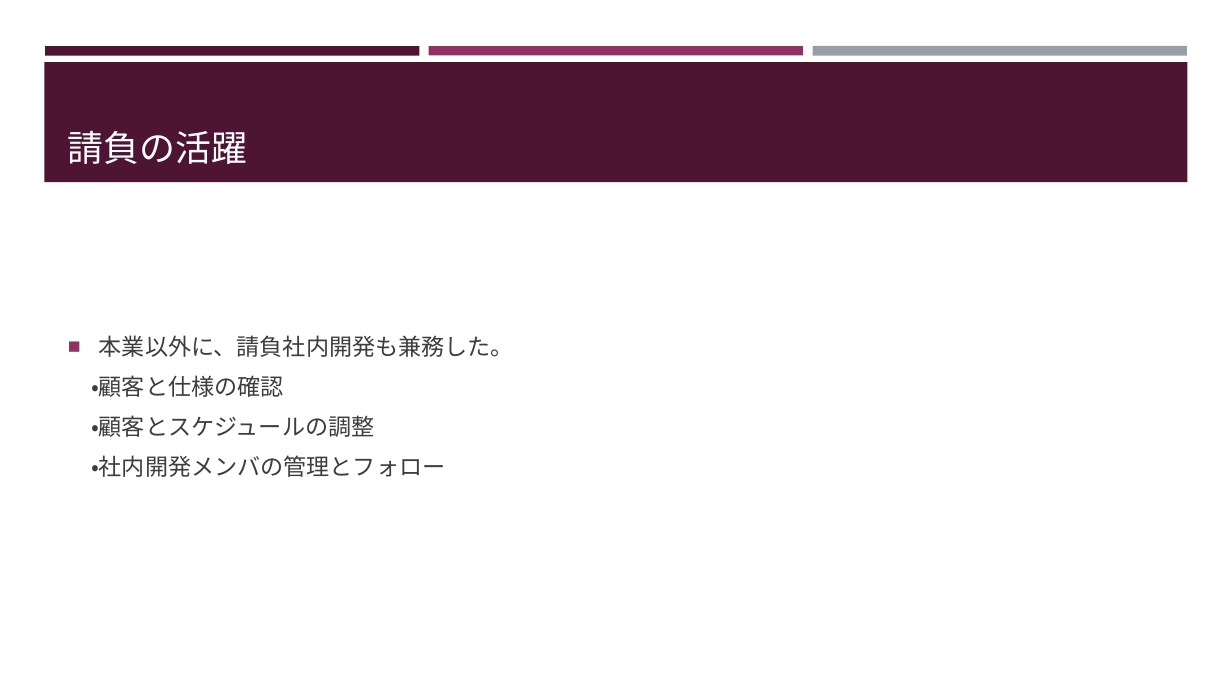
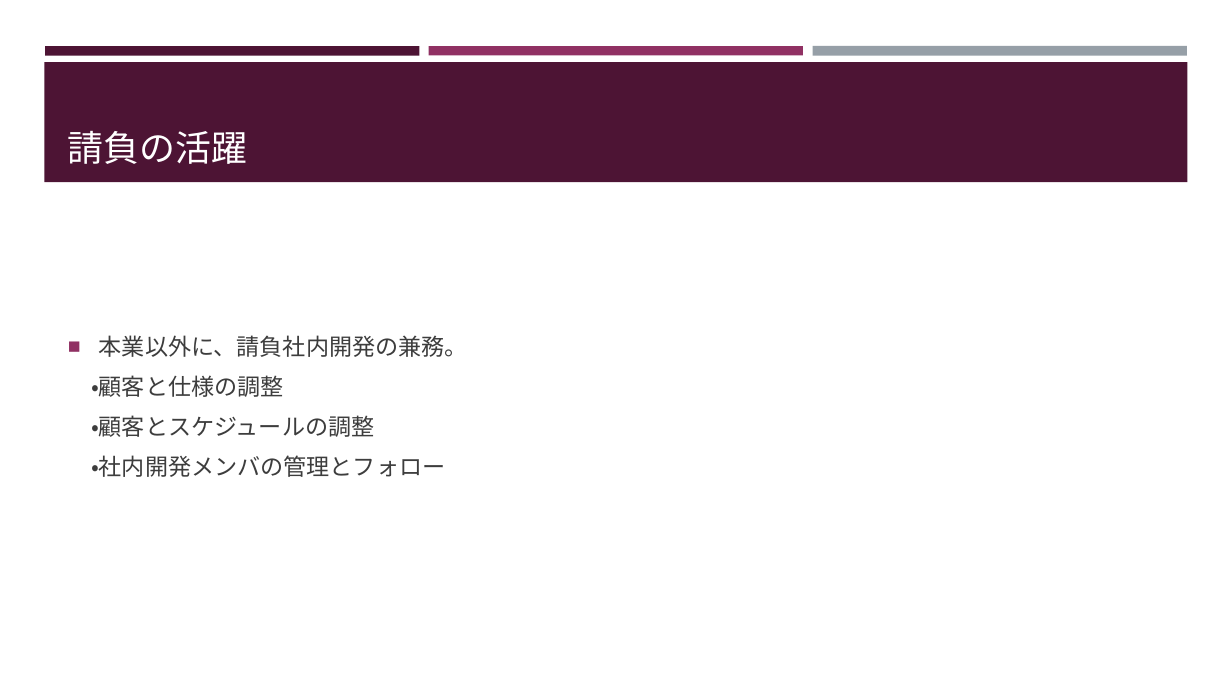
Before and after one commit to milo-bb/test, a slide deck: slide 3 of 昇格試験プレゼン(徐洋).pptx. Drawn at 1232x693 pixels with LibreOffice and Linux fonts; fonts in the diff are those of the drawing. Boxes give left, top, right and bottom in pixels: in the first picture for what was removed or moved away, otherwise in the second. Text is boxed around its words. In the diff, an @@ line names an element or a change of style, - is before the commit and + after.

```diff
--- a/昇格試験プレゼン(徐洋).pptx
+++ b/昇格試験プレゼン(徐洋).pptx
@@ text at (x1=91, y1=335, x2=468, y2=397): text changed @@
-■ 本業以外に、請負社内開発も兼務した。
-・顧客と仕様の確認
+■ 本業以外に、請負社内開発の兼務。
+・顧客と仕様の調整
```
Also in this commit, not shown: 1 other slide changed, 1 other file.
